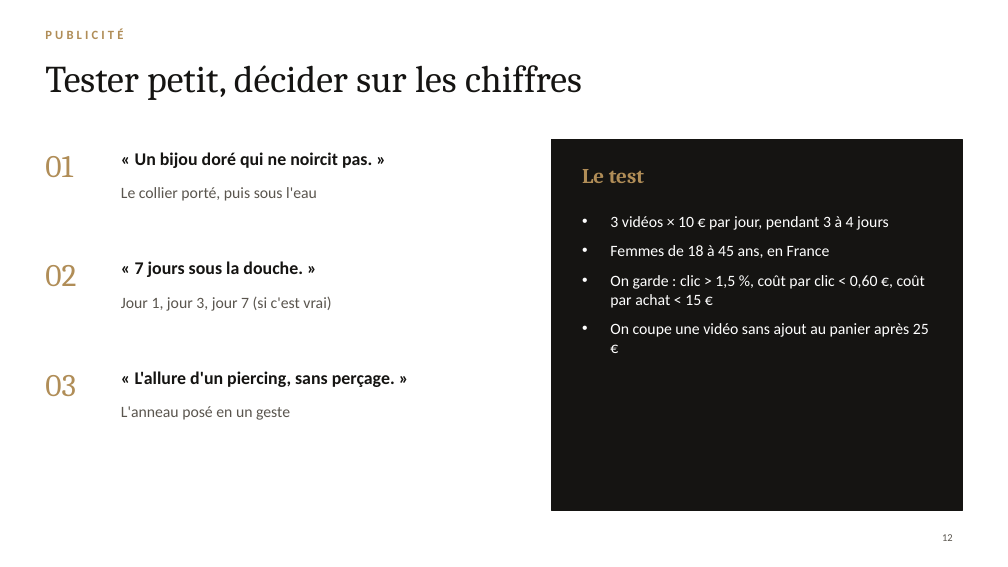
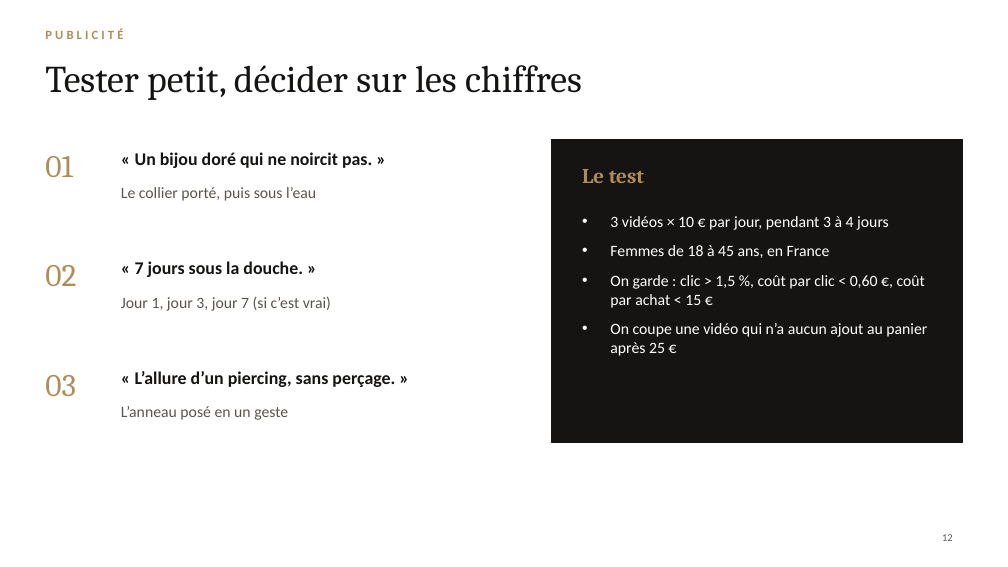
Before and after one commit to jgnrpgn9hd-cmd/Jimy, a slide deck: slide 12 of vaure/presentation/VAURE-presentation.pptx. Drawn at 1008x567 pixels with LibreOffice and Linux fonts; fonts in the diff are those of the drawing; background and template pictures are left out. Boxes give left, top, right and bottom in pixels: in the first picture for what was removed or moved away, otherwise in the second. Text is boxed around its words. In the diff, an @@ line names an element or a change of style, - is before the commit and + after.

```diff
--- a/vaure/presentation/VAURE-presentation.pptx
+++ b/vaure/presentation/VAURE-presentation.pptx
@@ rectangle: place and size @@
-rectangle at box(552, 140, 963, 510)
+rectangle at box(552, 140, 963, 442)
@@ text at box(121, 187, 316, 201): text changed @@
-Le collier porté, puis sous l'eau
+Le collier porté, puis sous l’eau
@@ text at box(121, 296, 331, 311): text changed @@
-Jour 1, jour 3, jour 7 (si c'est vrai)
+Jour 1, jour 3, jour 7 (si c’est vrai)
@@ text at box(610, 323, 927, 356): text changed @@
-• On coupe une vidéo sans ajout au panier après 25 €
+• On coupe une vidéo qui n’a aucun ajout au panier après 25 €
@@ text at box(135, 371, 395, 387): text changed @@
-« L'allure d'un piercing, sans perçage. »
+« L’allure d’un piercing, sans perçage. »
@@ text at box(121, 406, 288, 420): text changed @@
-L'anneau posé en un geste
+L’anneau posé en un geste
```
Also in this commit, not shown: 9 other slides changed, 23 other files.
